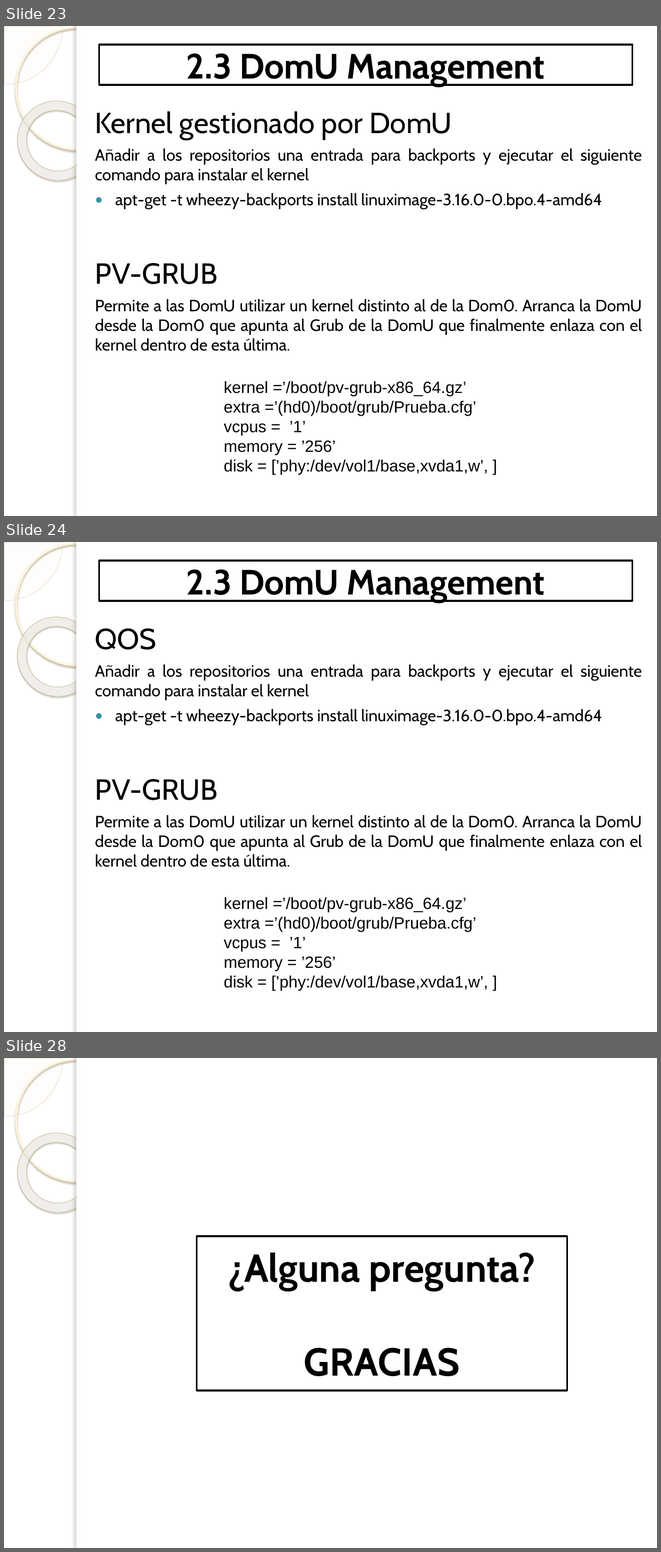
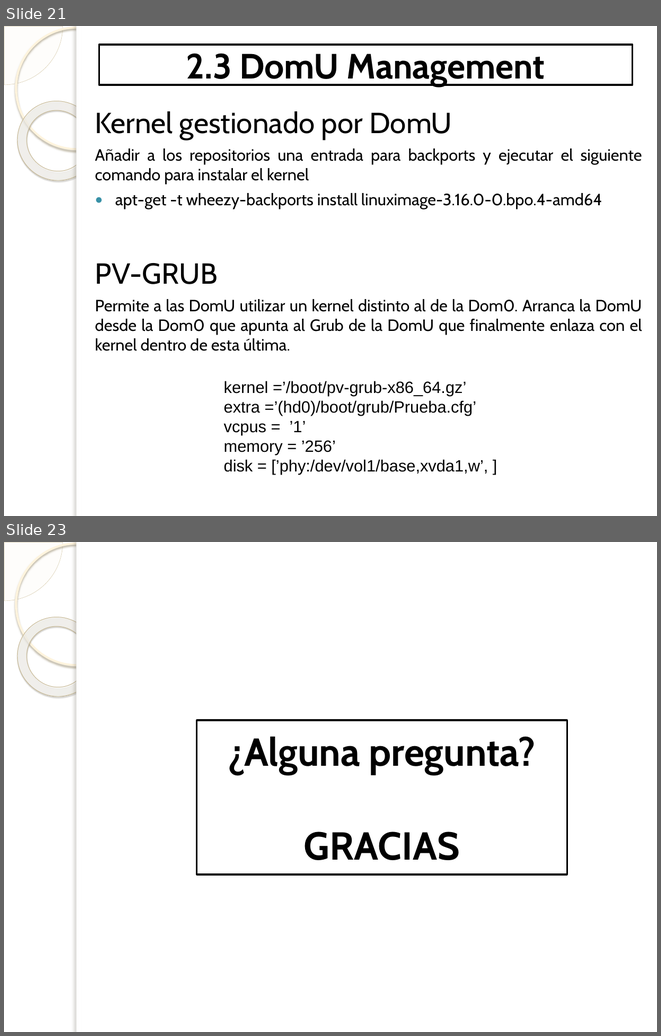
Before and after one commit to Davizuco/virtualizacion, a slide deck: Presentación David-P2.pptx. Shown one above the other, each under a label of ours: slides 23, 24 and 28 before the commit, slides 21 and 23 after it; the slides between them are not shown. The pictures are 661x1552 and 661x1036 pixels, drawn with LibreOffice and Linux fonts; fonts in the diff are those of the drawing; background and template pictures are left out. Boxes give left, top, right and bottom in pixels: in the first picture for what was removed or moved away, otherwise in the second. Text is boxed around its words. In the diff, an @@ line names an element or a change of style, - is before the commit and + after.

```diff
--- a/Presentación David-P2.pptx
+++ b/Presentación David-P2.pptx
@@ slide 24 removed at [4, 542, 657, 1032], background picture (left out); not listed: 5 template elements that a slide beside it also shows @@
@@ title removed at [99, 561, 633, 601] @@
-2.3 DomU Management
@@ text removed at [95, 628, 642, 867] @@
-QOS
-Añadir a los repositorios una entrada para backports y ejecutar el siguiente comando para instalar el kernel
-● apt-get -t wheezy-backports install linuximage-3.16.0-0.bpo.4-amd64
-PV-GRUB
-Permite a las DomU utilizar un kernel distinto al de la Dom0. Arranca la DomU desde la Dom0 que apunta al Grub de la DomU que finalmente enlaza con el kernel dentro de esta última.
@@ text removed at [224, 897, 488, 990] @@
-kernel =’/boot/pv-grub-x86_64.gz’
-extra =’(hd0)/boot/grub/Prueba.cfg’
-vcpus = ’1’
-memory = ’256’
-disk = [’phy:/dev/vol1/base,xvda1,w’, ]
@@ what was slide 23 is now slide 21 @@
@@ what was slide 28 is now slide 23 @@
```
Also in this commit, not shown: 1 slide added, 5 other slides removed.
